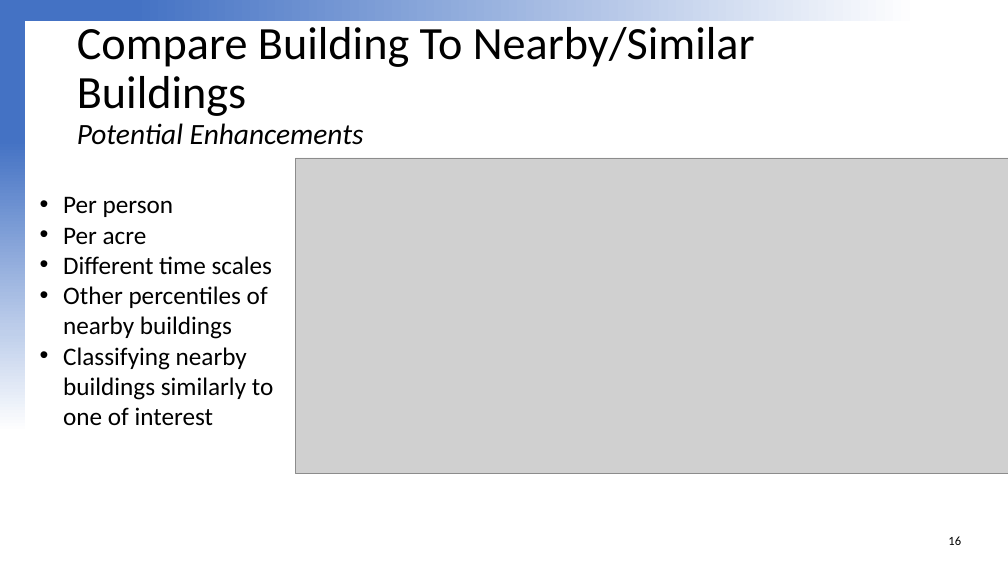
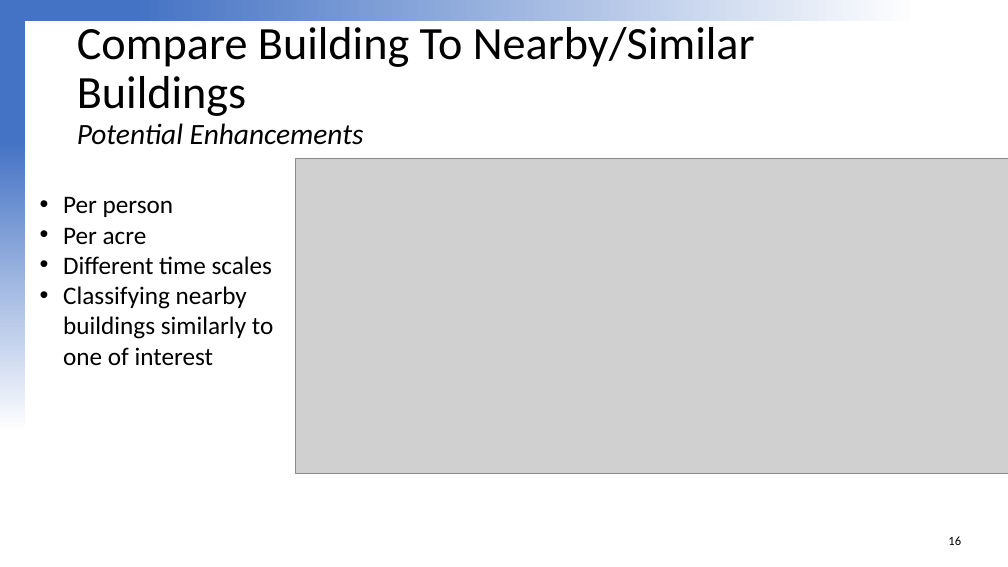
Before and after one commit to jesserowles/Data_Visualization_Challenge_2020, a slide deck: slide 16 of Data Visualization Challenge for Pres 2020 JLR.pptx. Drawn at 1008x567 pixels with LibreOffice and Linux fonts; fonts in the diff are those of the drawing; grey boxes stand for pictures; background and template pictures are left out. Boxes give left, top, right and bottom in pixels: in the first picture for what was removed or moved away, otherwise in the second. Text is boxed around its words. In the diff, an @@ line names an element or a change of style, - is before the commit and + after.

Commit message:
added presentation version of powerpoint (less text)

```diff
--- a/Data Visualization Challenge for Pres 2020 JLR.pptx
+++ b/Data Visualization Challenge for Pres 2020 JLR.pptx
@@ text at <box>63,286,268,339</box>: paragraph removed @@
-• Other percentiles of nearby buildings
```
Also in this commit, not shown: 3 other slides changed.
